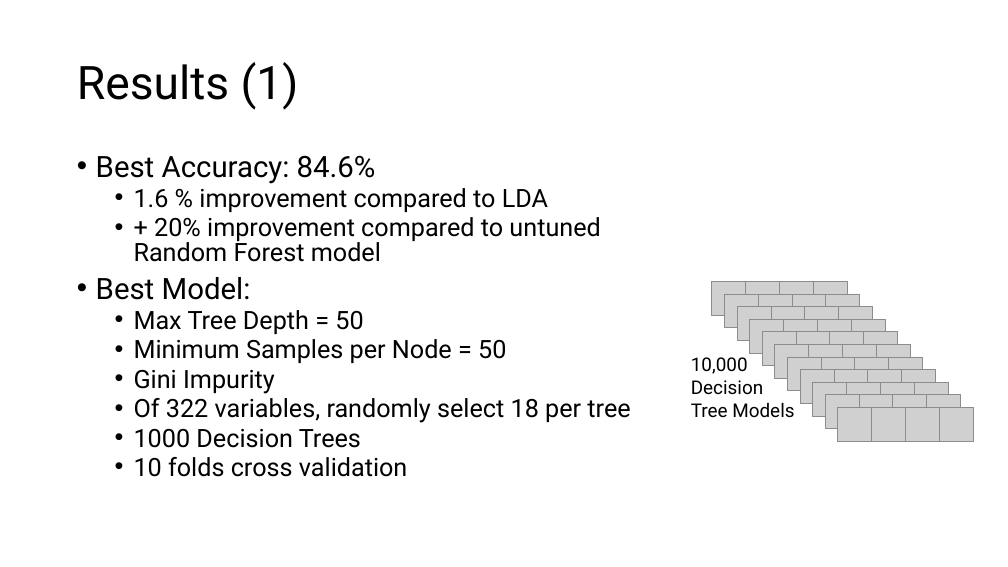
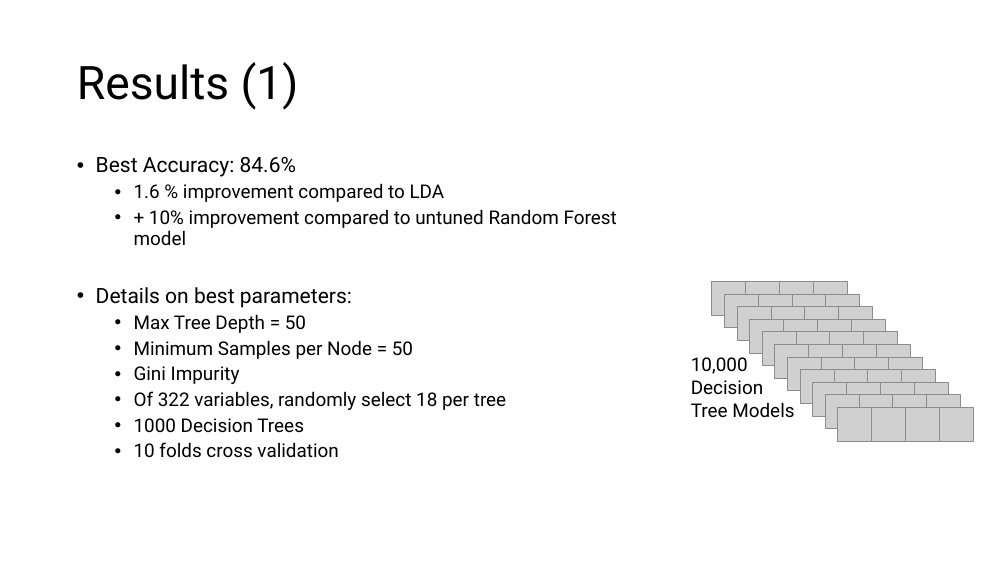
Before and after one commit to chrisgian/Capstone2-NLP-Hotel-Reviews, a slide deck: slide 15 of NLP 2 - Hotel Reviews Deliverable.pptx. Drawn at 1008x567 pixels with LibreOffice and Linux fonts; fonts in the diff are those of the drawing; grey boxes stand for pictures. Boxes give left, top, right and bottom in pixels: in the first picture for what was removed or moved away, otherwise in the second. Text is boxed around its words. In the diff, an @@ line names an element or a change of style, - is before the commit and + after.

```diff
--- a/NLP 2 - Hotel Reviews Deliverable.pptx
+++ b/NLP 2 - Hotel Reviews Deliverable.pptx
@@ text at bbox=[96, 157, 506, 458]: size 28 to 20 pt in "Best Accuracy: 84.6%"; size 24 to 18 pt in "1.6 % improvement compared to LDA", "Max Tree Depth = 50", "Minimum Samples per Node = 50", "Gini Impurity" and 3 more places; line spacing 0.8 to 0.9 @@
@@ text at bbox=[96, 209, 617, 308]: text changed; size 24 to 18 pt @@
-  • + 20% improvement compared to untuned Random Forest model
-• Best Model:
+  • + 10% improvement compared to untuned Random Forest model
+• Details on best parameters:
```
Also in this commit, not shown: 3 other slides changed, 1 other file.
